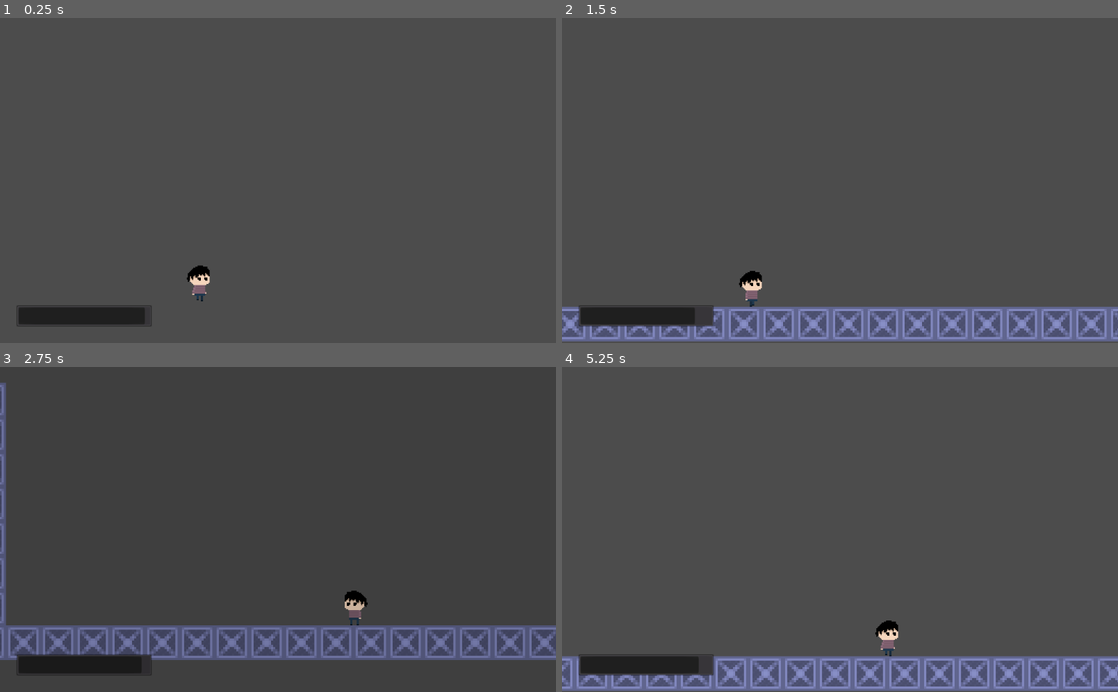
Above: before the commit, frames 1-4 (two rows, left to right).
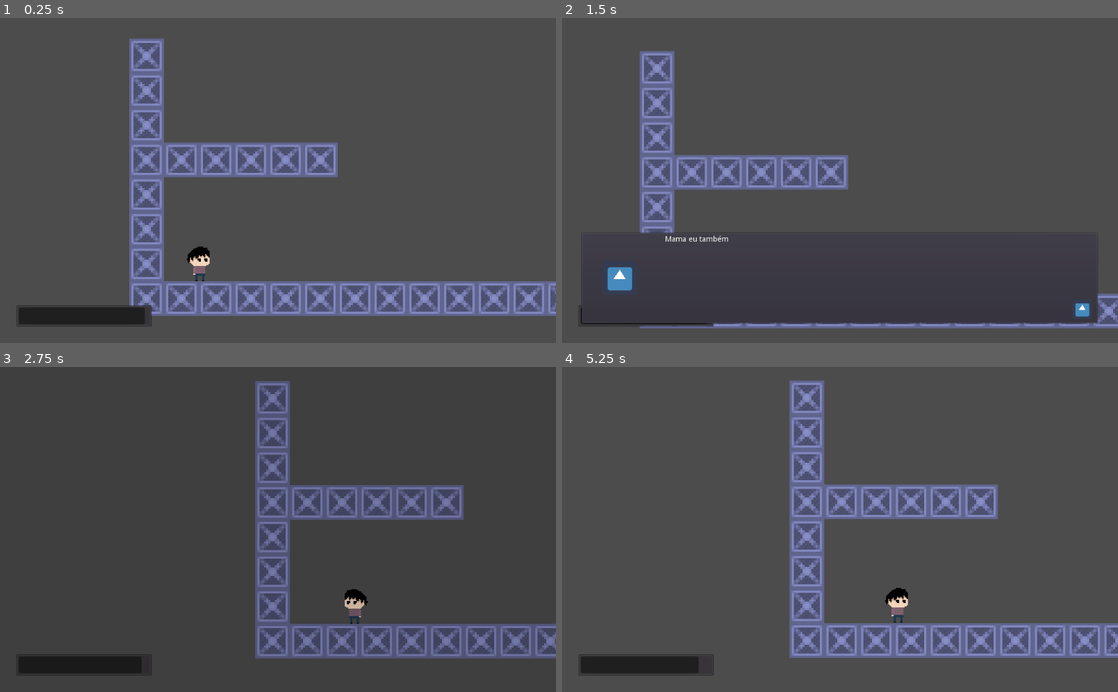
Above: after the commit, the same moments.

Repository: renanstn/scream-machine-game-jam-2020
Game: Godot game, scene res://Scenes/Levels/Tests.tscn
The game is run twice, just before and just after one commit, with the same random seed, the same clock (stepped at 60 frames per second) and the same inputs. The project has no main scene, so this scene is started directly. The engine's default icon, where the game draws it, is replaced by a stand-in: a white triangle on a blue panel in a dark square.
Inputs (mouse positions are in pixels of both pictures, inside the frame that each line leads up to):
- Up to frame 1 (0.25 s): no input
- Up to frame 2 (1.5 s): tap Enter (ui_accept) at 0.5 s; move the mouse to (962, 164) at 0.52 s; hold D (right) from 0.53 s (still down); click (962, 164) at 0.6 s; tap Space (jump) at 0.77 s; tap T (test) at 0.8, 1.35 s; move the mouse to (728, 196) at 1.27 s
- Up to frame 3 (2.75 s): tap Space (jump) at 1.52 s; tap Enter (ui_accept) at 1.55, 2.1 s; move the mouse to (333, 458) at 2.02 s; release D (right) at 2.03 s; hold A (left) from 2.03 s (still down); click (333, 458) at 2.3 s
- Up to frame 4 (5.25 s): move the mouse to (812, 594) at 2.77 s; release A (left) at 2.78 s; hold D (right) 2.78-4.28 s; click (812, 594) at 2.85 s; tap Space (jump) at 3.02, 3.77, 4.52 s; tap T (test) at 3.05, 4.35 s; move the mouse to (1006, 578) at 3.52 s; hold Shift (sprint) 3.53-4.28 s; tap Enter (ui_accept) at 3.8, 5.1 s; move the mouse to (673, 480) at 4.27 s; hold A (left) 4.28-5.03 s; click (673, 480) at 4.55 s; move the mouse to (867, 529) at 5.02 s; hold D (right) from 5.03 s (still down)

The runs differ from the first frame. In frame 1, 16% of the frame differs, in the area x 23-100%, y 6-92%; in frame 2, 18%; in frame 3, 17%; in frame 4, 23%, in the area x 0-100%, y 4-100%.

Commit message:
Finalmente terminado algo próximo a um sistema de diálogo

Diff:
--- a/Dont-Blink/Dialogs/test.json
+++ b/Dont-Blink/Dialogs/test.json
@@ -1,4 +1,4 @@
-{
-    "001": {"name": "CharTest", "text":"Mama eu bem gostoso!"},
-    "002": {"name": "OutroChar", "text":"Mama eu também!"}
-}
+[
+    {"name": "CharTest", "text":"Mama eu bem gostoso!"},
+    {"name": "OutroChar", "text":"Mama eu também!"}
+]
--- a/Dont-Blink/Scenes/Characters/Player.tscn
+++ b/Dont-Blink/Scenes/Characters/Player.tscn
@@ -6,6 +6,7 @@
 [ext_resource path="res://Scenes/Effects/Blink.tscn" type="PackedScene" id=4]
 [ext_resource path="res://Scenes/HUD/HUD.tscn" type="PackedScene" id=5]
 [ext_resource path="res://Sounds/footstep.wav" type="AudioStream" id=6]
+[ext_resource path="res://Scenes/HUD/DialogBox.tscn" type="PackedScene" id=7]
 
 [sub_resource type="CapsuleShape2D" id=1]
 radius = 6.03727
@@ -56,7 +57,6 @@
 [node name="Sprite" type="Sprite" parent="."]
 texture = ExtResource( 1 )
 hframes = 10
-frame = 5
 
 [node name="AnimationPlayer" type="AnimationPlayer" parent="."]
 anims/idle = SubResource( 2 )
@@ -75,6 +75,9 @@
 
 [node name="Blink" parent="CanvasLayer" instance=ExtResource( 4 )]
 
+[node name="DialogBox" parent="CanvasLayer" instance=ExtResource( 7 )]
+visible = false
+
 [node name="AudioStreamPlayer" type="AudioStreamPlayer" parent="."]
 stream = ExtResource( 6 )
 volume_db = -20.0
--- a/Dont-Blink/Scenes/HUD/DialogBox.tscn
+++ b/Dont-Blink/Scenes/HUD/DialogBox.tscn
@@ -77,4 +77,5 @@
 
 [node name="DialogueAction" type="Node" parent="."]
 script = ExtResource( 3 )
+dialogue_file_path = "res://Dialogs/test.json"
 [connection signal="tween_completed" from="Tween" to="." method="_on_Tween_tween_completed"]
--- a/Dont-Blink/Scenes/Levels/Tests.tscn
+++ b/Dont-Blink/Scenes/Levels/Tests.tscn
@@ -9,9 +9,9 @@
 tile_set = ExtResource( 2 )
 cell_size = Vector2( 32, 32 )
 format = 1
-tile_data = PoolIntArray( 720899, 9, 0, 786435, 9, 0, 851971, 9, 0, 917507, 9, 0, 983043, 9, 0, 1048579, 9, 0, 1114115, 9,  …(393 unchanged characters)…
+tile_data = PoolIntArray( 720899, 9, 0, 786435, 9, 0, 851971, 9, 0, 917507, 9, 0, 917508, 9, 0, 917509, 9, 0, 917510, 9, 0, 917511, 9, 0, 917512, 9, 0, 983043, 9, 0, 1048579, 9, 0, 1114115, 9,  …(393 unchanged characters)…
 
 [node name="Player" parent="." instance=ExtResource( 1 )]
-position = Vector2( 352, 480 )
+position = Vector2( 160, 544 )
 WALK_SPEED = 100.0
 CAN_SPRINT = false
--- a/Dont-Blink/Scripts/BasicMovement.gd
+++ b/Dont-Blink/Scripts/BasicMovement.gd
@@ -43,11 +43,14 @@
 onready var sprite = $Sprite
 onready var footstep_sound = $AudioStreamPlayer
 onready var timer_step = $TimeEachStep
+onready var dialog = $CanvasLayer/DialogBox
+onready var blink = $CanvasLayer/Blink
 
 var motion : Vector2 = Vector2()
 var max_speed : float = WALK_SPEED
 var looking_to_right : bool = true
 var can_play_footstep : bool = true
+var can_control : bool = true
 
 signal is_walking
 signal is_idle
@@ -61,12 +64,15 @@
 # ========================================================================
 func _physics_process(delta):
 
-	motion.y += GRAVITY
-	motion = transform_inputs_in_motion()
-	motion = move_and_slide(motion, UP)
-	emit_signals(motion)
-	animate()
-	emit_sound()
+	if can_control:
+		motion.y += GRAVITY
+		motion = transform_inputs_in_motion()
+		motion = move_and_slide(motion, UP)
+		emit_signals(motion)
+		animate()
+		emit_sound()
+		if Input.is_action_just_pressed("test"):
+			call_dialog_box()
 
 func transform_inputs_in_motion() -> Vector2:
 
@@ -153,3 +159,12 @@
 
 func _on_TimeEachStep_timeout():
 	can_play_footstep = true
+
+func call_dialog_box():
+	blink.pause_timer()
+	can_control = false
+	dialog.show()
+	yield(dialog, "complete")
+	can_control = true
+	blink.unpause_timer()
+	dialog.hide()
--- a/Dont-Blink/Scripts/Blink.gd
+++ b/Dont-Blink/Scripts/Blink.gd
@@ -23,3 +23,9 @@
 
 func _on_TestEmitter_test():
 	blink()
+
+func pause_timer():
+	timer.paused = true
+
+func unpause_timer():
+	timer.paused = false
--- a/Dont-Blink/Scripts/DialogAction.gd
+++ b/Dont-Blink/Scripts/DialogAction.gd
@@ -3,22 +3,14 @@
 
 export(String, FILE, "*.json") var dialogue_file_path : String
 
-signal finished
-
-func _interact() -> void:
-	var dialogue : Dictionary = load_dialogue(dialogue_file_path)
-	# yield(local_map.play_dialogue(dialogue), "completed")
-	emit_signal("finished")
-
-func load_dialogue(file_path) -> Dictionary:
+func load_dialogue():
 	"""
 	Faz o parse de um arquivo JSON e retorna um dicionário
 	"""
 	var file  = File.new()
-	assert(file.file_exists(file_path))
+	assert(file.file_exists(dialogue_file_path))
 
-	file.open(file_path, file.READ)
-	var dialogue : Dictionary = parse_json(file.get_as_text())
+	file.open(dialogue_file_path, file.READ)
+	var dialogue = parse_json(file.get_as_text())
 	assert(dialogue.size() > 0)
-	print(dialogue)
 	return dialogue
--- a/Dont-Blink/Scripts/DialogBox.gd
+++ b/Dont-Blink/Scripts/DialogBox.gd
@@ -3,18 +3,16 @@
 onready var rich_text = $PanelContainer/HBoxContainer/RichTextLabel
 onready var tween = $Tween
 onready var next_indicator = $PanelContainer/HBoxContainer/Sprite
+onready var dialog_action = $DialogueAction
 
-var dialog = [
-	"oloco meu",
-	"oloco meu pau",
-	"oloco meu cu",
-	"oloco meu cacetinho",
-]
+signal complete
 
 var dialog_index = 0
 var finished = false
+var dialog : Array
 
 func _ready():
+	dialog = dialog_action.load_dialogue()
 	load_dialog()
 
 func _process(delta):
@@ -25,7 +23,7 @@
 func load_dialog():
 	if dialog_index < dialog.size():
 		finished = false
-		rich_text.bbcode_text = dialog[dialog_index]
+		rich_text.bbcode_text = dialog[dialog_index]["text"]
 		rich_text.percent_visible = 0
 		tween.interpolate_property(
 			rich_text, # Quem vai ser animado
@@ -39,9 +37,8 @@
 		tween.start()
 
 	else:
-		queue_free()
+		emit_signal("complete")
 	dialog_index += 1
-
 
 func _on_Tween_tween_completed(object, key):
 	finished = true
--- a/Dont-Blink/project.godot
+++ b/Dont-Blink/project.godot
@@ -66,6 +66,11 @@
 "events": [ Object(InputEventMouseButton,"resource_local_to_scene":false,"resource_name":"","device":0,"alt":false,"shi …(212 unchanged characters)…
  ]
 }
+interact={
+"deadzone": 0.5,
+"events": [ Object(InputEventKey,"resource_local_to_scene":false,"resource_name":"","device":0,"alt":false,"shift":false,"control":false,"meta":false,"command":false,"pressed":false,"scancode":69,"unicode":0,"echo":false,"script":null)
+ ]
+}
 
 [rendering]
 
Not shown: 1 places in Dont-Blink/Scenes/Characters/Player.tscn that only renumber resources
